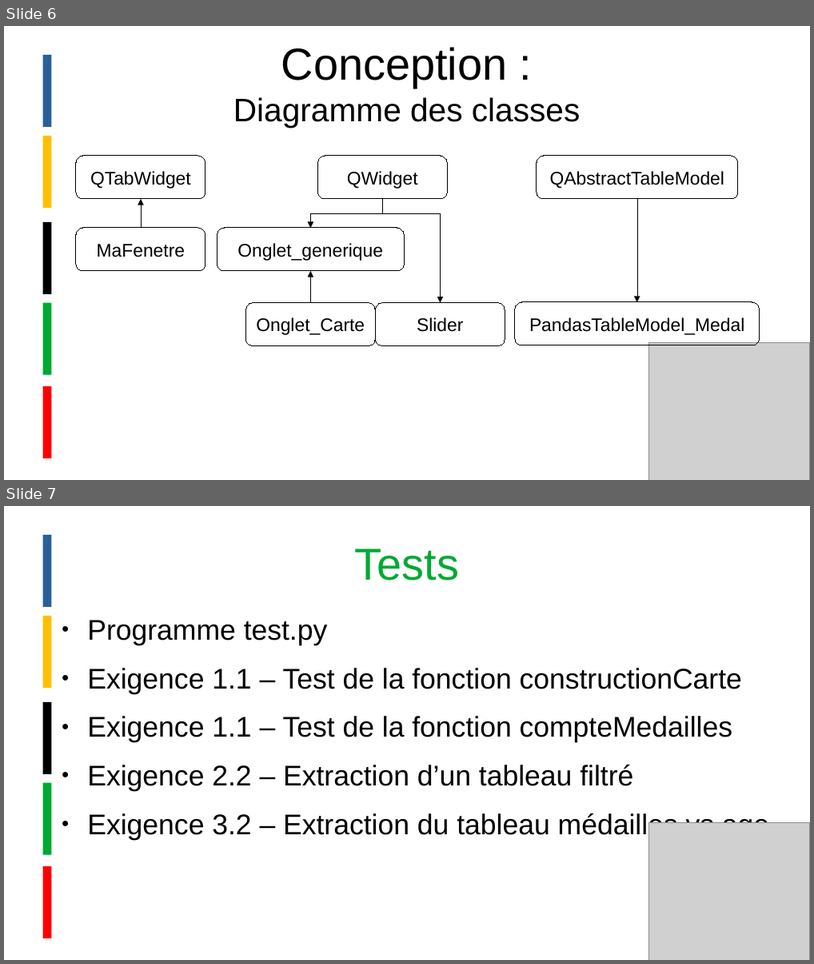
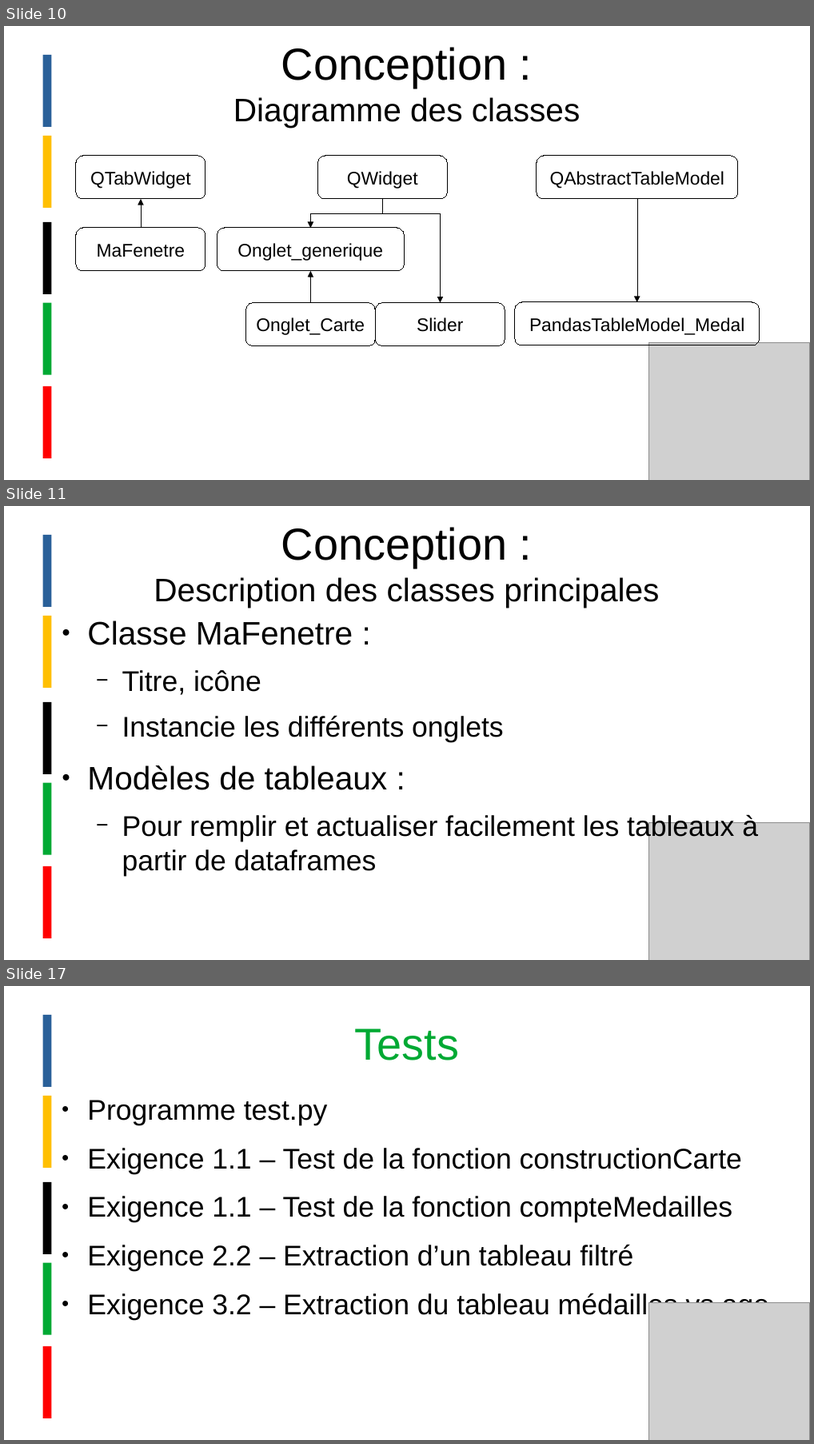
Before and after one commit to cguirardel/PAI-projet, a slide deck: slides.odp. Shown one above the other, each under a label of ours: slides 6 and 7 before the commit, slides 10, 11 and 17 after it; the slides between them are not shown. The pictures are 814x964 and 814x1444 pixels, drawn with LibreOffice and Linux fonts; fonts in the diff are those of the drawing; grey boxes stand for pictures. Boxes give left, top, right and bottom in pixels: in the first picture for what was removed or moved away, otherwise in the second. Text is boxed around its words. In the diff, an @@ line names an element or a change of style, - is before the commit and + after.

```diff
--- a/slides.odp
+++ b/slides.odp
@@ slide 11 added at (4, 506, 810, 960), background #FFFFFF @@
@@ title added at (154, 527, 659, 608), 32 pt, text #000000 @@
+Conception :
+Description des classes principales
@@ text added at (87, 620, 758, 876), 28 pt, text #000000 @@
+● Classe MaFenetre :
+  − Titre, icône
+  − Instancie les différents onglets
+● Modèles de tableaux :
+  − Pour remplir et actualiser facilement les tableaux à partir de dataframes
@@ picture added at (650, 823, 810, 960) @@
@@ group added at (47, 535, 47, 939): 5 lines @@
@@ what was slide 6 is now slide 10 @@
@@ what was slide 7 is now slide 17 @@
```
Also in this commit, not shown: 1 slide changed, 9 other slides added, 1 other file.
